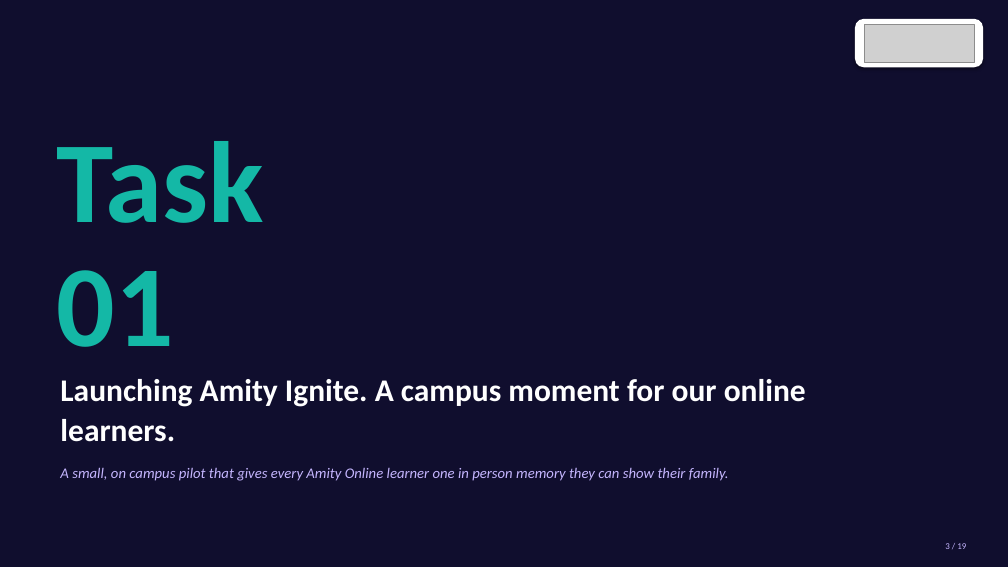
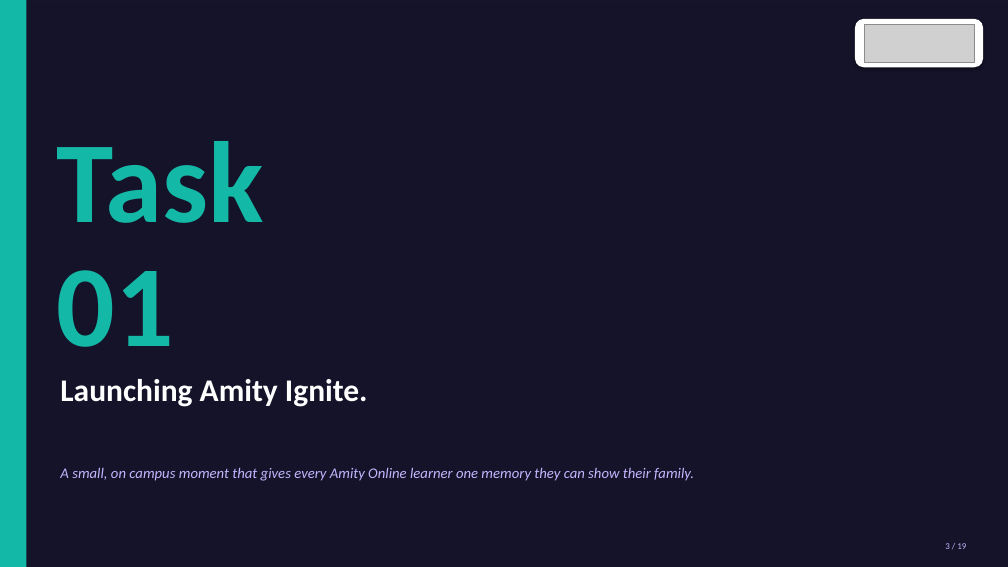
Before and after one commit to parasjain10/amity-marketing-manager-assignment, a slide deck: slide 3 of Amity_Online_Marketing_Manager_Assignment_Paras_Jain_Bloom.pptx. Drawn at 1008x567 pixels with LibreOffice and Linux fonts; fonts in the diff are those of the drawing; grey boxes stand for pictures; background and template pictures are left out; a plain dark background stands for a picture behind light text. Boxes give left, top, right and bottom in pixels: in the first picture for what was removed or moved away, otherwise in the second. Text is boxed around its words. In the diff, an @@ line names an element or a change of style, - is before the commit and + after.

```diff
--- a/Amity_Online_Marketing_Manager_Assignment_Paras_Jain_Bloom.pptx
+++ b/Amity_Online_Marketing_Manager_Assignment_Paras_Jain_Bloom.pptx
@@ background #FFFFFF to picture (left out) @@
@@ rectangle at (0, 0, 1008, 567): fill #100E2E to #100E2E at 72% opacity; shadow on @@
@@ rectangle added at (0, 0, 26, 567), fill #14B8A6 @@
@@ text at (60, 379, 368, 407): text changed @@
-Launching Amity Ignite. A campus moment for our online learners.
+Launching Amity Ignite.
@@ text at (60, 467, 694, 481): text changed @@
-A small, on campus pilot that gives every Amity Online learner one in person memory they can show their family.
+A small, on campus moment that gives every Amity Online learner one memory they can show their family.
```
Also in this commit, not shown: 8 other slides changed, 10 slides added, 10 slides removed, 1 other file.
